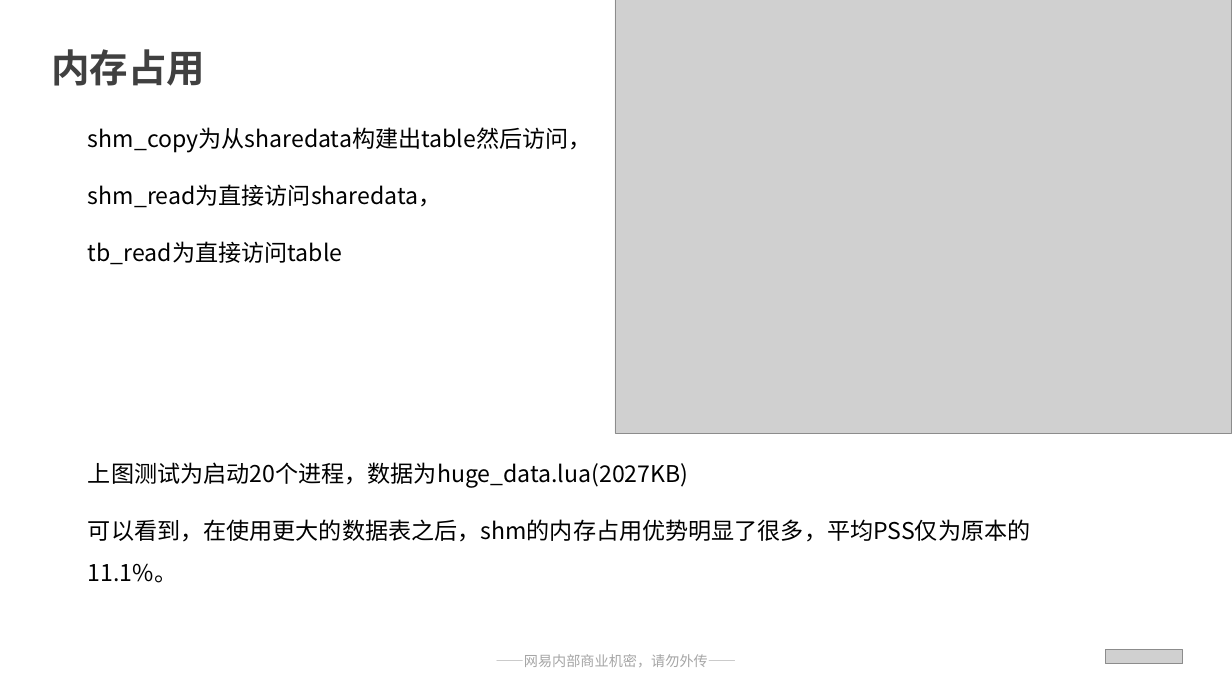
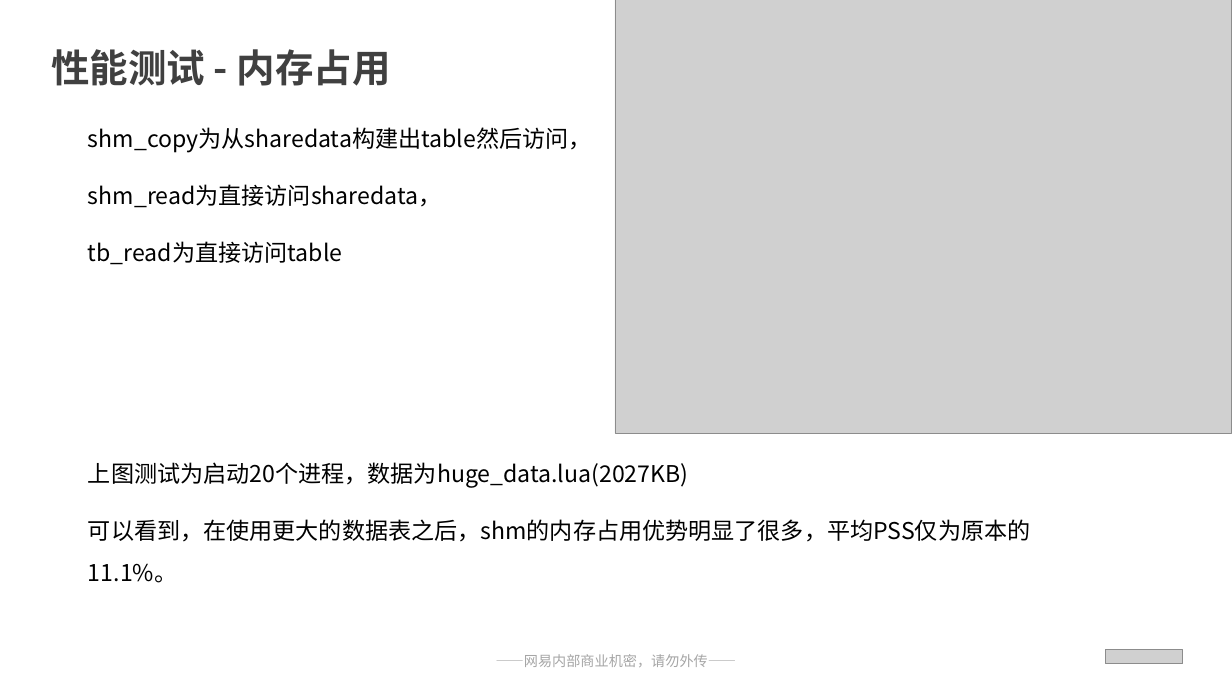
Before and after one commit to qwerbmb/lua_sh, a slide deck: slide 19 of test_speed/汇报ppt_刘淩峰.pptx. Drawn at 1232x693 pixels with LibreOffice and Linux fonts; fonts in the diff are those of the drawing; grey boxes stand for pictures. Boxes give left, top, right and bottom in pixels: in the first picture for what was removed or moved away, otherwise in the second. Text is boxed around its words. In the diff, an @@ line names an element or a change of style, - is before the commit and + after.

```diff
--- a/test_speed/汇报ppt_刘淩峰.pptx
+++ b/test_speed/汇报ppt_刘淩峰.pptx
@@ text at (51,49,391,86): text changed @@
-内存占用
+性能测试 - 内存占用
```
Also in this commit, not shown: 7 other slides changed, 3 slides added.
